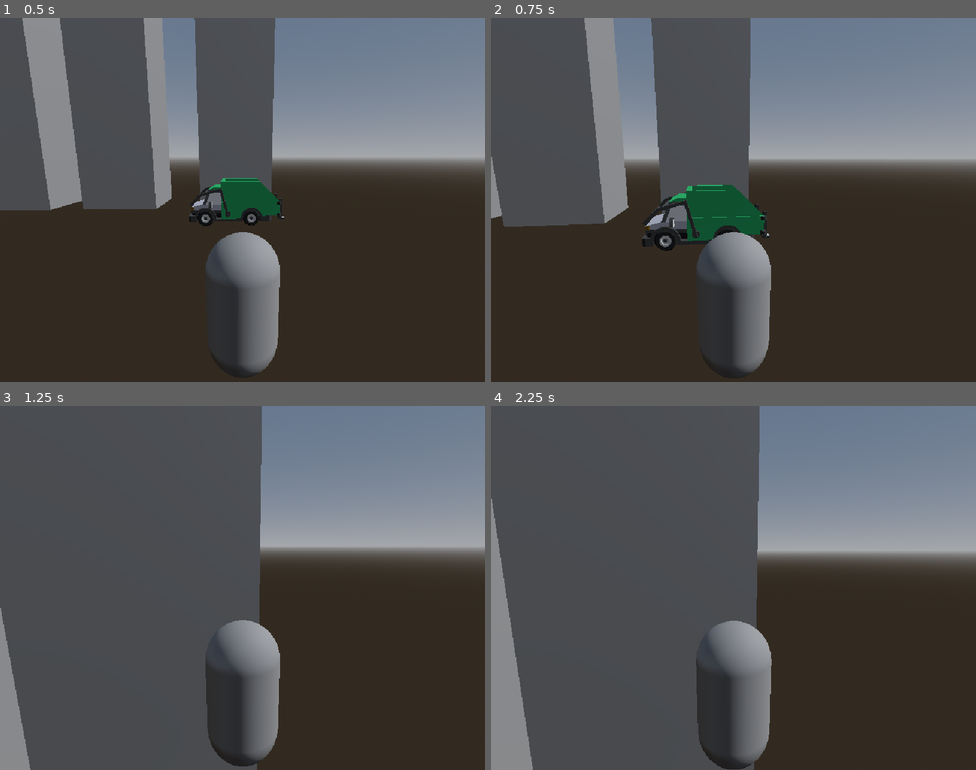
Above: before the commit, frames 1-4 (two rows, left to right).
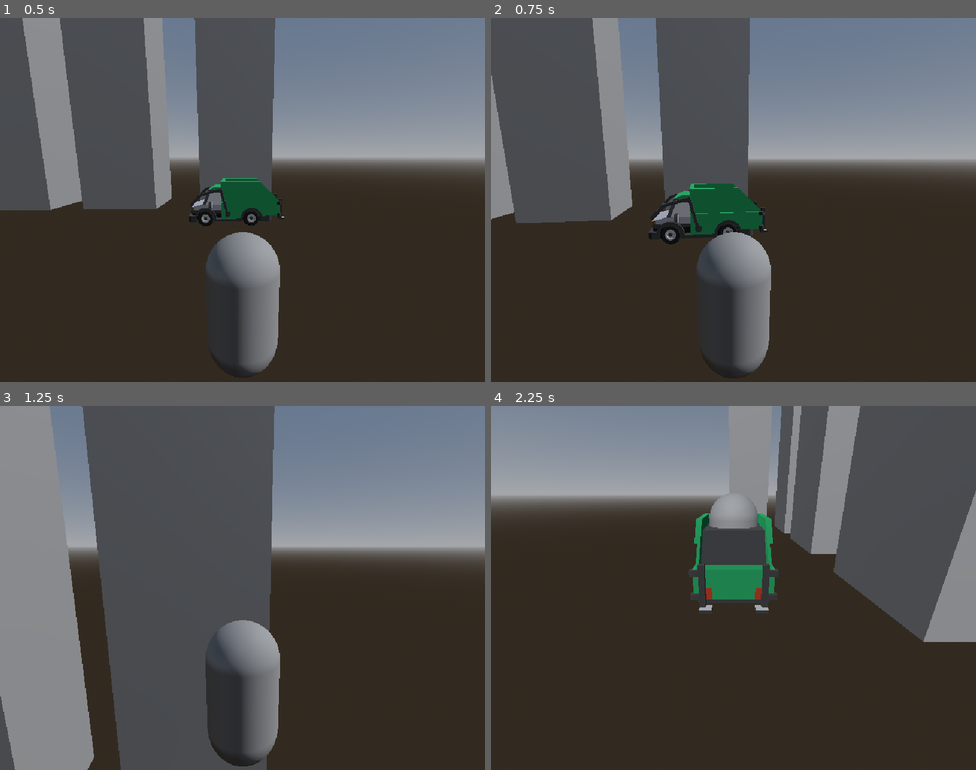
Above: after the commit, the same moments.

Repository: BradEstacio/trash-graffiti-ride
Game: Godot game, scene res://test_scene.tscn
The game is run twice, just before and just after one commit, with the same random seed, the same clock (stepped at 60 frames per second) and the same inputs.
Inputs (mouse positions are in pixels of both pictures, inside the frame that each line leads up to):
- Up to frame 1 (0.5 s): no input
- Up to frame 2 (0.75 s): tap Enter at 0.5 s; move the mouse to (757, 200) at 0.52 s; hold W (move_forward) from 0.53 s (still down); tap E (interact) at 0.6 s
- Up to frame 3 (1.25 s): keep holding W (move_forward); tap Space (jump) at 0.77, 0.8, 1.07 s
- Up to frame 4 (2.25 s): keep holding W (move_forward); move the mouse to (709, 588) at 1.27 s; tap Space (jump) at 1.35, 1.52, 1.82 s; tap E (interact) at 1.55, 2.1 s; move the mouse to (743, 580) at 2.02 s

Frame 1 is identical in both runs. In frame 2, 3.9% of the frame differs, in the area x 0-58%, y 0-64%; in frame 3, 21%; in frame 4, 73%, in the area x 0-100%, y 0-100%.

Commit message:
slightly slowed down non-vehicle character and added double jump

Diff:
--- a/bin.gd
+++ b/bin.gd
@@ -34,7 +34,6 @@
 		if Input.is_action_just_pressed("interact"):
 			print("riding!")
 			freeze = false
-			player_body.riding = true
 			player_body.in_control = false
 			in_control = true
 			player_body.collision_layer = 0
@@ -52,7 +51,6 @@
 			player_body.global_position = $PlayerExit.global_position
 			player_body.collision_layer = 1
 			player_body.collision_mask = 1
-			player_body.riding = false
 			%BinCam.current = false
 			riding = false
 
--- a/characters/character_mover.gd
+++ b/characters/character_mover.gd
@@ -11,6 +11,9 @@
 var move_drag = 0.0
 var move_dir : Vector3
 
+@export var max_jumps = 2
+var jumps_spent = 0
+
 func _ready():
 	character_body = get_parent()
 	move_drag = float(move_accel) / max_speed
@@ -20,13 +23,16 @@
 
 func jump():
 	if character_body.in_control:
-		if character_body.is_on_floor():
+		if character_body.is_on_floor() or jumps_spent < max_jumps - 1:
 			character_body.velocity.y = jump_force
+			jumps_spent += 1
 
 func _physics_process(delta):
 	if character_body.in_control:
-		if character_body.paused or character_body.riding:
+		if character_body.paused:
 			return
+		if character_body.is_on_floor():
+			jumps_spent = 0
 		if character_body.velocity.y > 0.0 and character_body.is_on_ceiling():
 			character_body.velocity.y = 0.0
 		if not character_body.is_on_floor():
--- a/characters/player/player.gd
+++ b/characters/player/player.gd
@@ -13,7 +13,6 @@
 @export var mouse_sensitivity_h = 0.15
 @export var mouse_sensitivity_v = 0.15
 
-var riding = false
 var paused = false
 var in_control := true
 
--- a/test_scene.tscn
+++ b/test_scene.tscn
@@ -80,6 +80,9 @@
 [node name="Player" parent="." instance=ExtResource("1_78aba")]
 transform = Transform3D(-0.999253, 0, 0.0386494, 0, 1, 0, -0.0386494, 0, -0.999253, 0, 1.09623, -5.73728)
 
+[node name="CharacterMover" parent="Player" index="0"]
+max_speed = 10.0
+
 [node name="WorldEnvironment" type="WorldEnvironment" parent="."]
 environment = SubResource("Environment_ly0vr")
 
